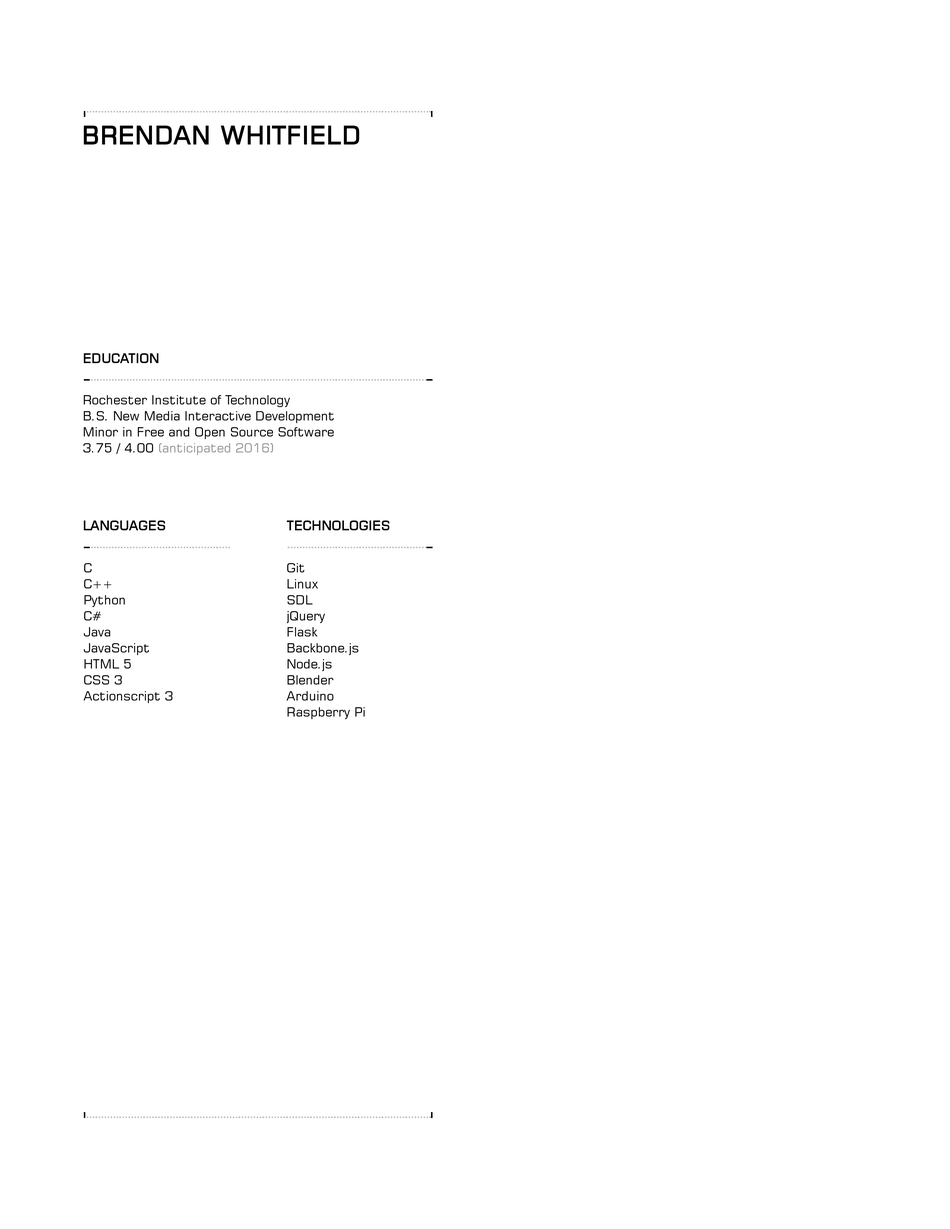
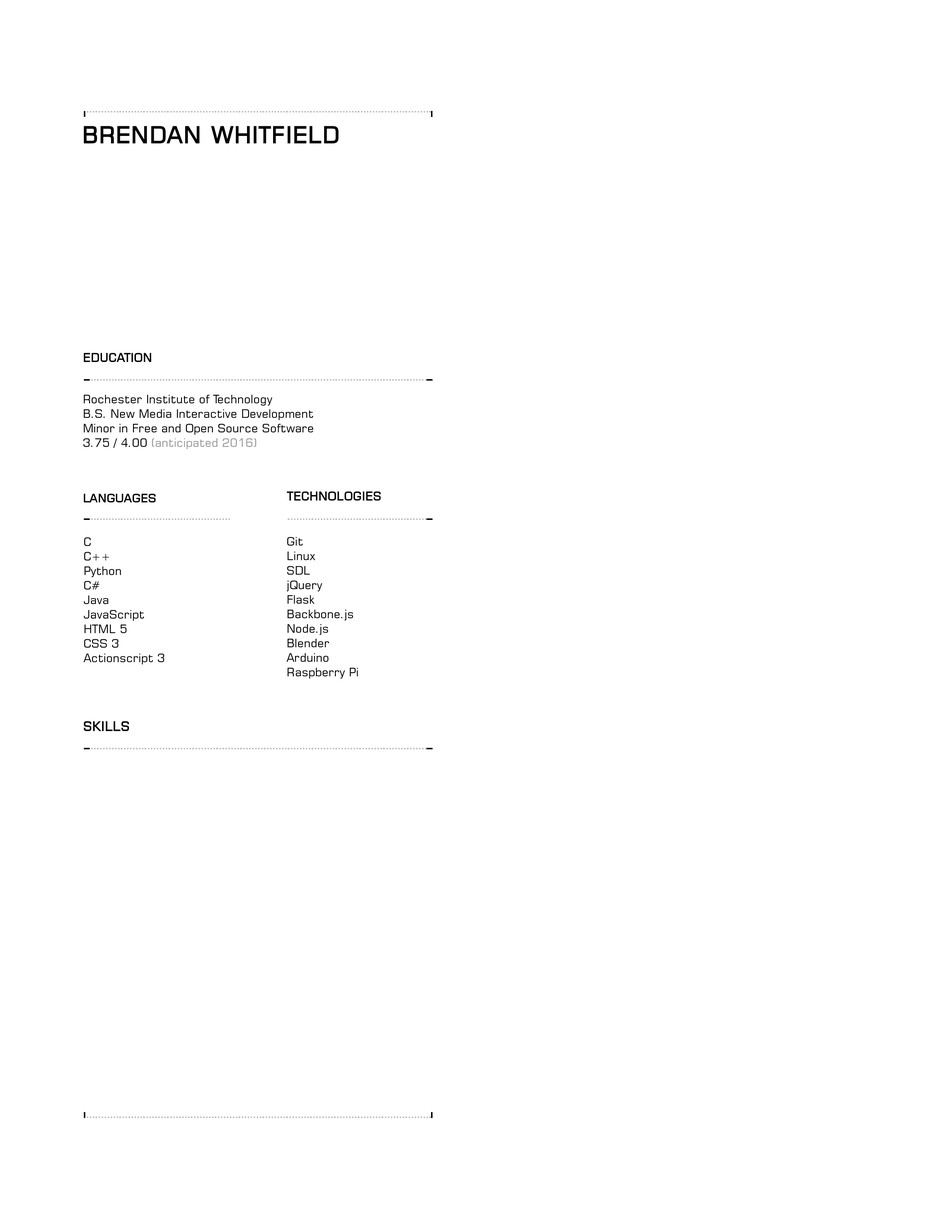
The second w=950, h=1229 image is a revision of the first. Changes to its layers:
painted on "Lines" over [83, 518, 434, 750]
painted on "Name" over [83, 125, 360, 145]
painted on "EDUCATION" over [83, 352, 159, 364]
painted on "education" over [83, 394, 334, 456]
painted on "C ..." over [83, 537, 173, 704]
painted on "LANGUAGES" over [83, 493, 166, 531]
painted on "TECHNOLOGIES" over [286, 491, 390, 531]
painted on "technologies" over [286, 537, 365, 720]
added layer "SKILLS" in group "Text" over [83, 721, 130, 732]
